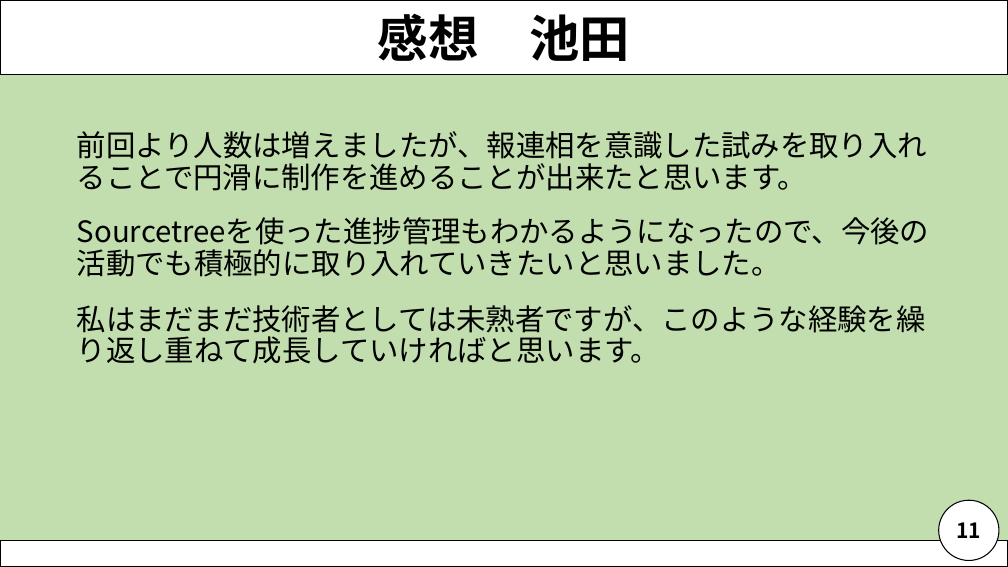
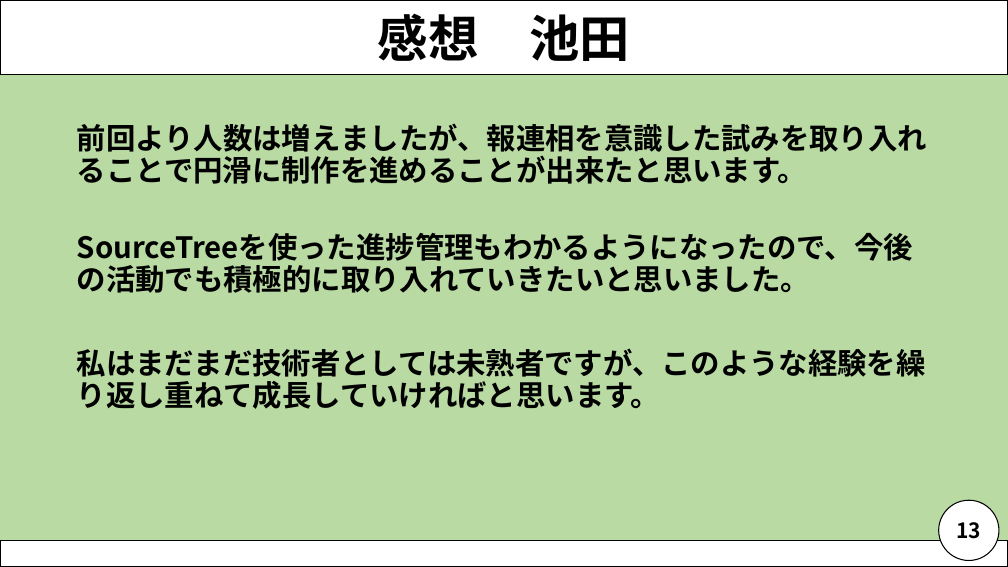
Before and after one commit to NagaoMasaki/NervousBreakdown, a slide deck: slide 14 of 資料/神経衰弱発表資料_200716.pptx (slide 12 before the commit). Drawn at 1008x567 pixels with LibreOffice and Linux fonts; fonts in the diff are those of the drawing. Boxes give left, top, right and bottom in pixels: in the first picture for what was removed or moved away, otherwise in the second. Text is boxed around its words. In the diff, an @@ line names an element or a change of style, - is before the commit and + after.

```diff
--- a/資料/神経衰弱発表資料_200716.pptx
+++ b/資料/神経衰弱発表資料_200716.pptx
@@ background #A9D18E at 70% opacity to #A9D18E at 80% opacity @@
@@ text "前回より人数は増えましたが、報連相を意識した試みを取り入れることで円滑に制作を進めることが出来たと思います。" moved from (x1=77, y1=131, x2=930, y2=364) to (x1=77, y1=123, x2=927, y2=409) @@
@@ text at (x1=77, y1=123, x2=927, y2=409): bold on in "前回より人数は増えましたが、報連相を意識した試みを取り入れることで円滑に制作を進めることが出来たと思います。", "私はまだまだ技術者としては未熟者ですが、このような経験を繰り返し重ねて成長していければと思います。" @@
@@ text at (x1=77, y1=233, x2=913, y2=293): text changed; bold on @@
-Sourcetreeを使った進捗管理もわかるようになったので、今後の活動でも積極的に取り入れていきたいと思いました。
+SourceTreeを使った進捗管理もわかるようになったので、今後の活動でも積極的に取り入れていきたいと思いました。
@@ text in ellipse at (x1=956, y1=522, x2=981, y2=539): text changed @@
-11
+13
```
Also in this commit, not shown: 10 other slides changed, 2 slides added.
